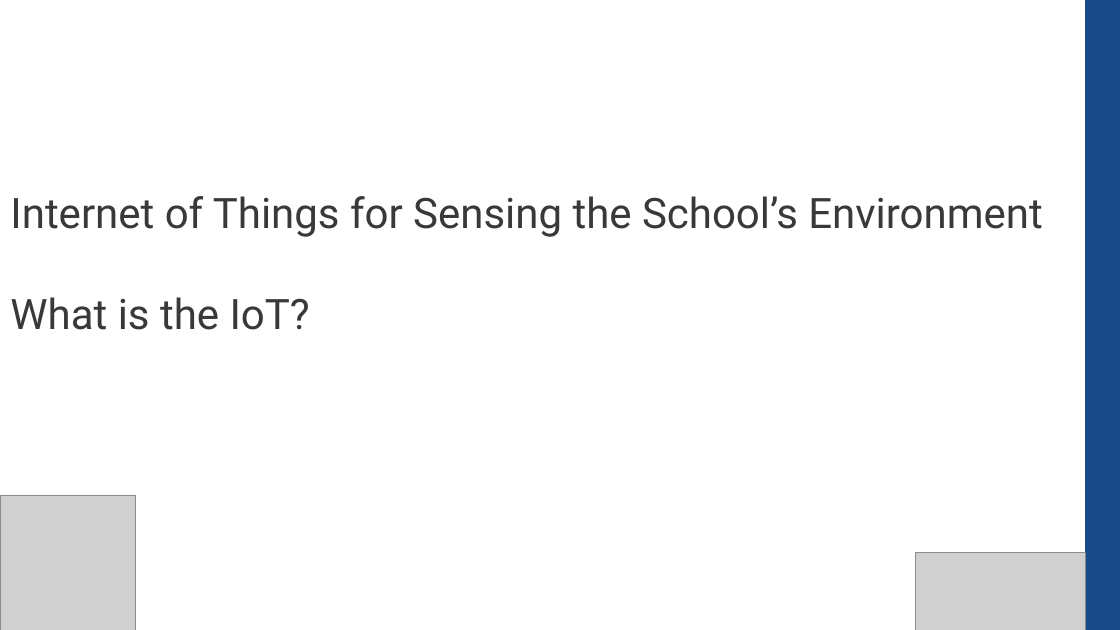
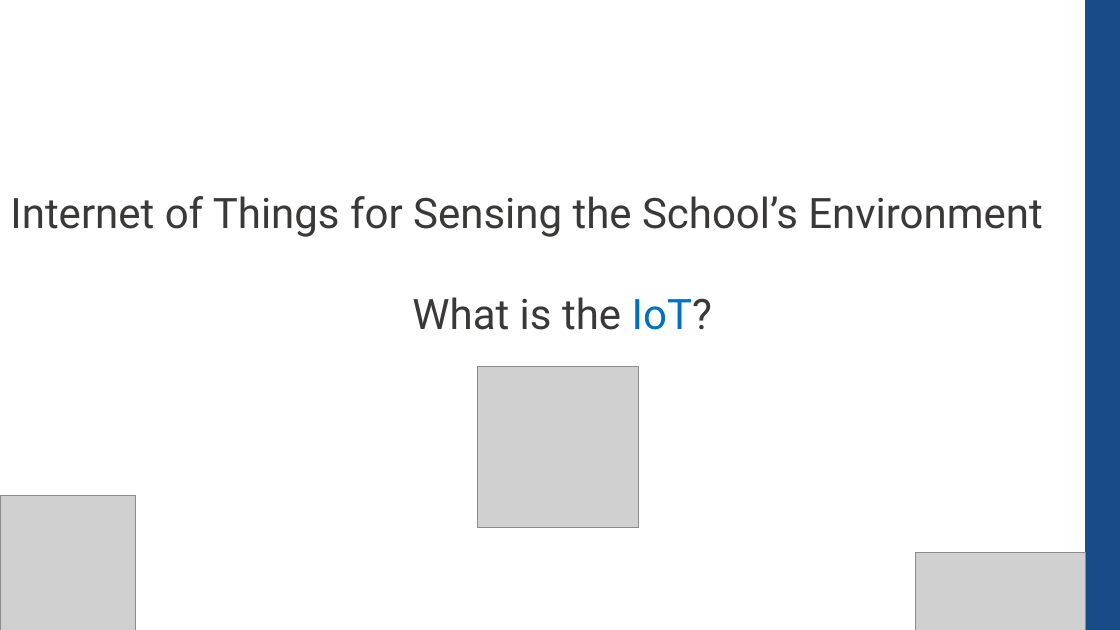
Before and after one commit to CompEng0001/IoT-and-Our-Schools-Environments-for-Education, a slide deck: slide 1 of Lessons/Introduction.pptx. Drawn at 1120x630 pixels with LibreOffice and Linux fonts; fonts in the diff are those of the drawing; grey boxes stand for pictures. Boxes give left, top, right and bottom in pixels: in the first picture for what was removed or moved away, otherwise in the second. Text is boxed around its words. In the diff, an @@ line names an element or a change of style, - is before the commit and + after.

```diff
--- a/Lessons/Introduction.pptx
+++ b/Lessons/Introduction.pptx
@@ text at <box>412,297,712,330</box>: text colour #3B3838 to #0070C0 in "IoT?"; alignment left to centre @@
@@ picture added at <box>477,366,639,528</box> @@
```
Also in this commit, not shown: 4 other slides changed.
